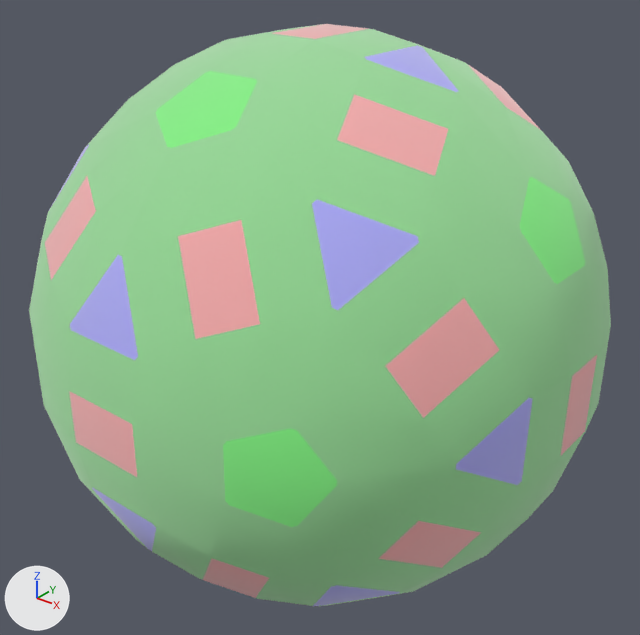
Renders of the OBJ model biscribed/vr/outros/BiscribedPropelloTruncatedIcosidodecahedron.obj from each side of a commit.
One viewpoint serves both versions: a 50 mm lens placed at (1.828, -2.289, 1.41), pointed at (0.0, -0.004, -0.007). The axes (+X, +Y, +Z) are drawn at lower left. The lights are the same throughout. Where no turn or scale is listed for an object, it has been applied to the vertices.

In view in the first picture: 'BiscribedPropelloTruncatedIcosidodecahedron'.
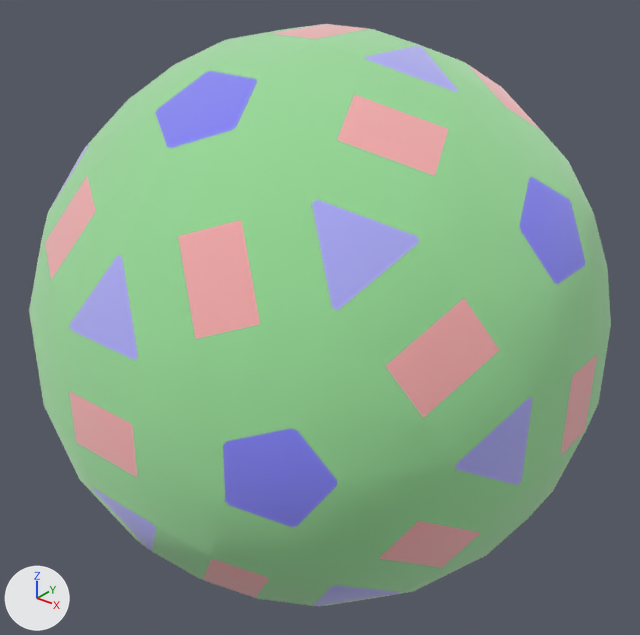
Diff of the bpy script that builds the scene:
```diff
--- a/biscribed/vr/outros/BiscribedPropelloTruncatedIcosidodecahedron.obj.py
+++ b/biscribed/vr/outros/BiscribedPropelloTruncatedIcosidodecahedron.obj.py
@@ mat_cor9 @@
+mat_cor9 = principled_material('Cor9')
+mat_cor9.base_color = (0.5, 0.5, 1.0)  # blue #bcbcff
+mat_cor9.metallic = 1.0
+mat_cor9.roughness = 1.0
@@ me_biscribedpropellotruncatedicosidodecahedron @@
 me_biscribedpropellotruncatedicosidodecahedron.from_pydata(...)  # 480 vertices, 422 faces; spans x -1.0..1.0, y -1.0..1.0, z -1.0..1.0
 # used by ob_biscribedpropellotruncatedicosidodecahedron; location = (0.0, 0.0, 0.0)
+# me_biscribedpropellotruncatedicosidodecahedron part 1: all 12 faces that had it switch from mat_cor8 (green #bcffbc) to mat_cor9 (blue #bcbcff)
 me_biscribedpropellotruncatedicosidodecahedron.materials.append(mat_cor10)
```

Changed parts and their boxes (x1, y1, x2, y2) in the pictures (640 x 635 px):
part 1 of me_biscribedpropellotruncatedicosidodecahedron, recoloured (green to blue): (156, 71, 585, 527) in both
